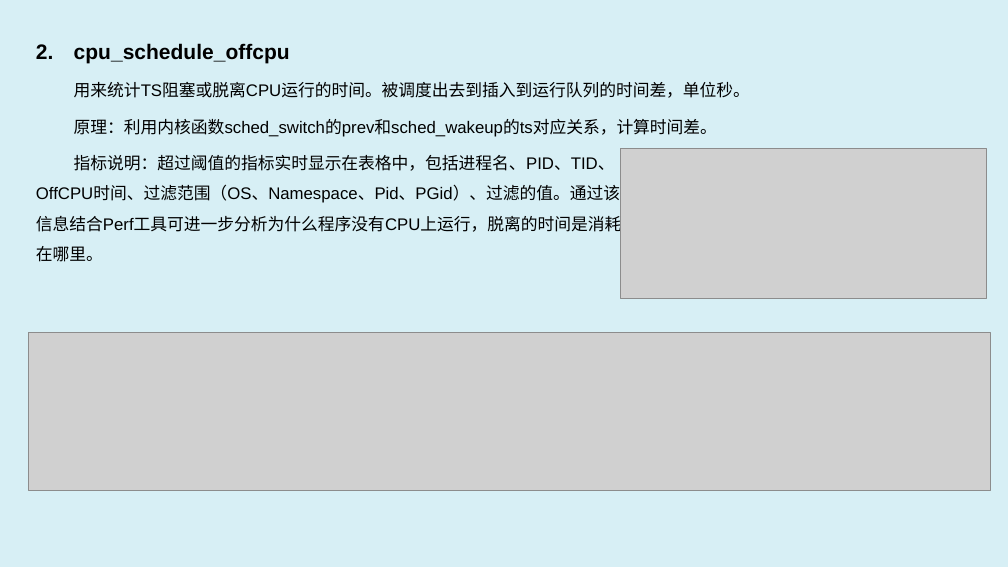
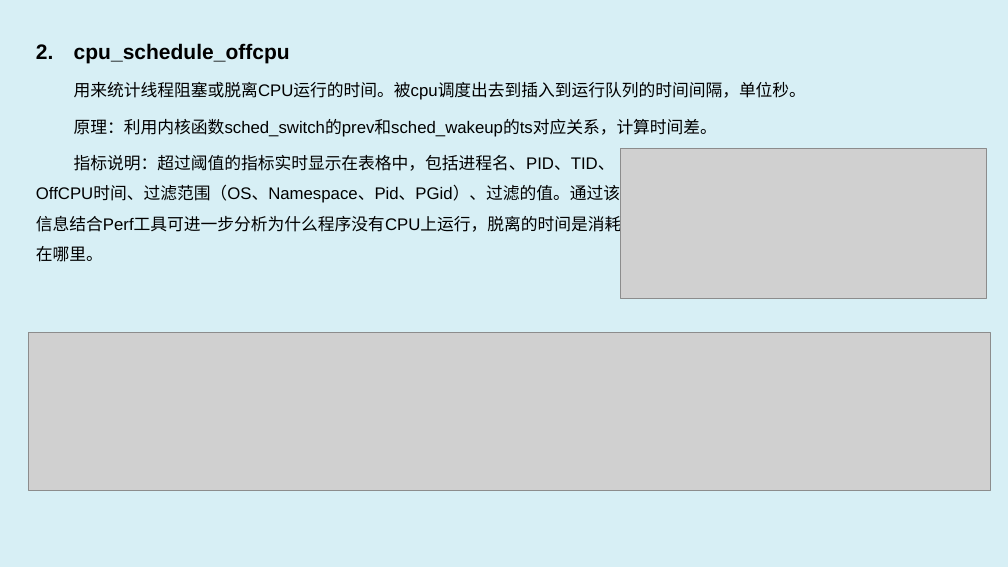
Before and after one commit to luxingwen/x-monitor, a slide deck: slide 3 of doc/x-monitor.eBPF Observe & Profiling.pptx. Drawn at 1008x567 pixels with LibreOffice and Linux fonts; fonts in the diff are those of the drawing; grey boxes stand for pictures. Boxes give left, top, right and bottom in pixels: in the first picture for what was removed or moved away, otherwise in the second. Text is boxed around its words. In the diff, an @@ line names an element or a change of style, - is before the commit and + after.

```diff
--- a/doc/x-monitor.eBPF Observe & Profiling.pptx
+++ b/doc/x-monitor.eBPF Observe & Profiling.pptx
@@ text at bbox=[74, 82, 806, 100]: text changed @@
-用来统计TS阻塞或脱离CPU运行的时间。被调度出去到插入到运行队列的时间差，单位秒。
+用来统计线程阻塞或脱离CPU运行的时间。被cpu调度出去到插入到运行队列的时间间隔，单位秒。
```
Also in this commit, not shown: 2 other slides changed, 4 slides added, 1 slide removed, 12 other files.
